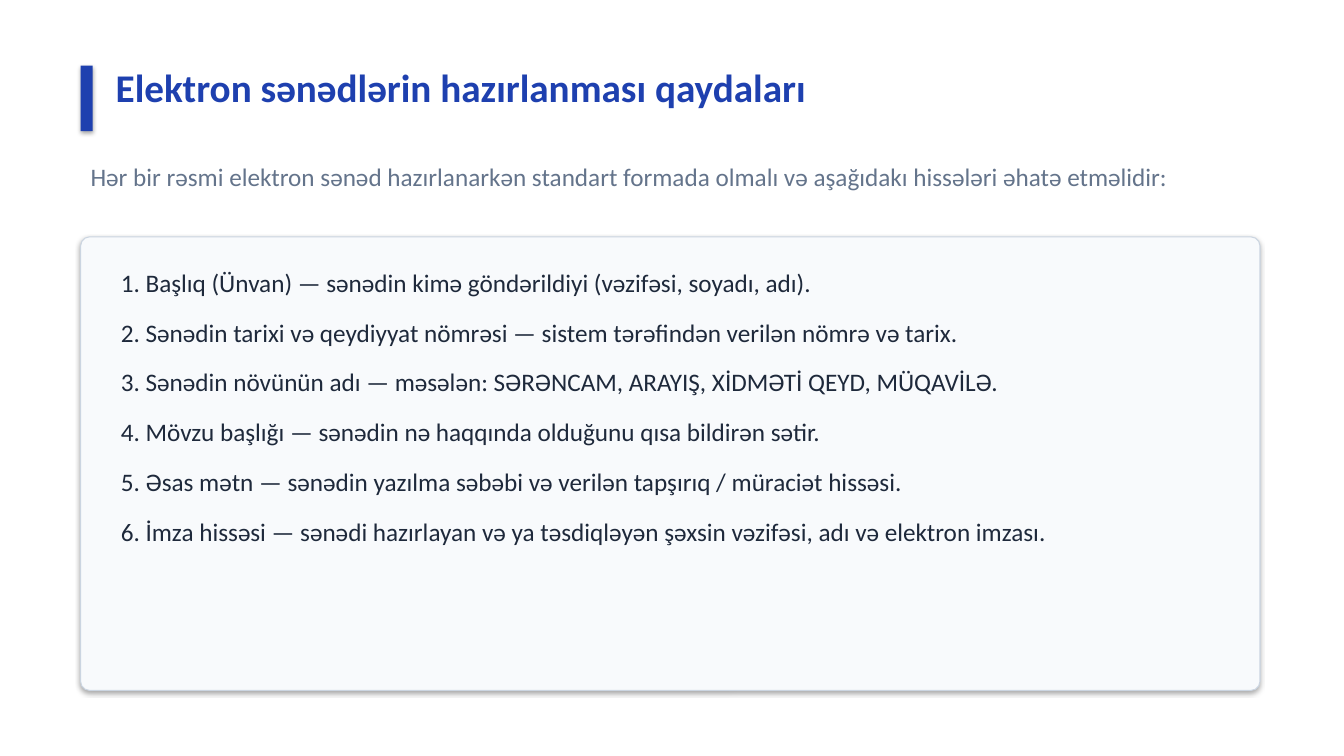
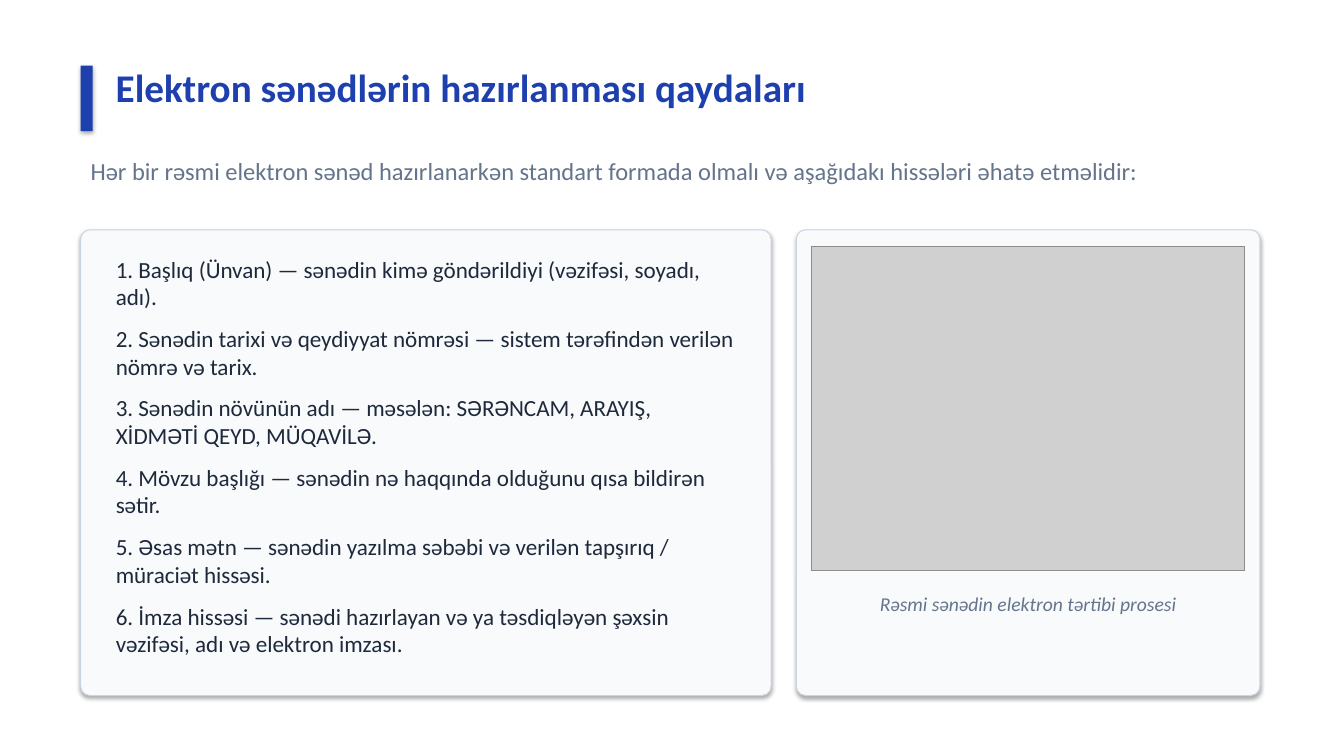
Before and after one commit to elcann7/aztu, a slide deck: slide 5 of Elcan_Seferli_6326A2_Serbest_Is.pptx. Drawn at 1344x756 pixels with LibreOffice and Linux fonts; fonts in the diff are those of the drawing; grey boxes stand for pictures. Boxes give left, top, right and bottom in pixels: in the first picture for what was removed or moved away, otherwise in the second. Text is boxed around its words. In the diff, an @@ line names an element or a change of style, - is before the commit and + after.

Commit message:
feat(pptx): add natural AI photos and visual diagrams to slides 2, 5, 7, 8, 9

```diff
--- a/Elcan_Seferli_6326A2_Serbest_Is.pptx
+++ b/Elcan_Seferli_6326A2_Serbest_Is.pptx
@@ text "Hər bir rəsmi elektron sənəd ..." at (91,163,1137,184): size 18 to 17.5 pt @@
@@ rounded rectangle: place and size @@
-rounded rectangle at (81,237,1260,691)
+rounded rectangle at (81,230,771,696)
@@ rounded rectangle added at (797,230,1260,696), fill #F8FAFC, outline #CBD5E1 0.75 pt @@
@@ text "1. Başlıq (Ünvan) — sənədin ...": place and size @@
-text "1. Başlıq (Ünvan) — sənədin ..." at (121,272,1045,546)
+text "1. Başlıq (Ünvan) — sənədin ..." at (116,259,734,655)
@@ text "1. Başlıq (Ünvan) — sənədin ..." at (116,259,734,655): size 18 to 16.5 pt; less space between paragraphs @@
@@ picture added at (812,247,1245,571) @@
@@ text added at (880,597,1176,614), 14 pt, text #64748B, italic @@
+Rəsmi sənədin elektron tərtibi prosesi
```
Also in this commit, not shown: 6 other slides changed, 1 other file.
